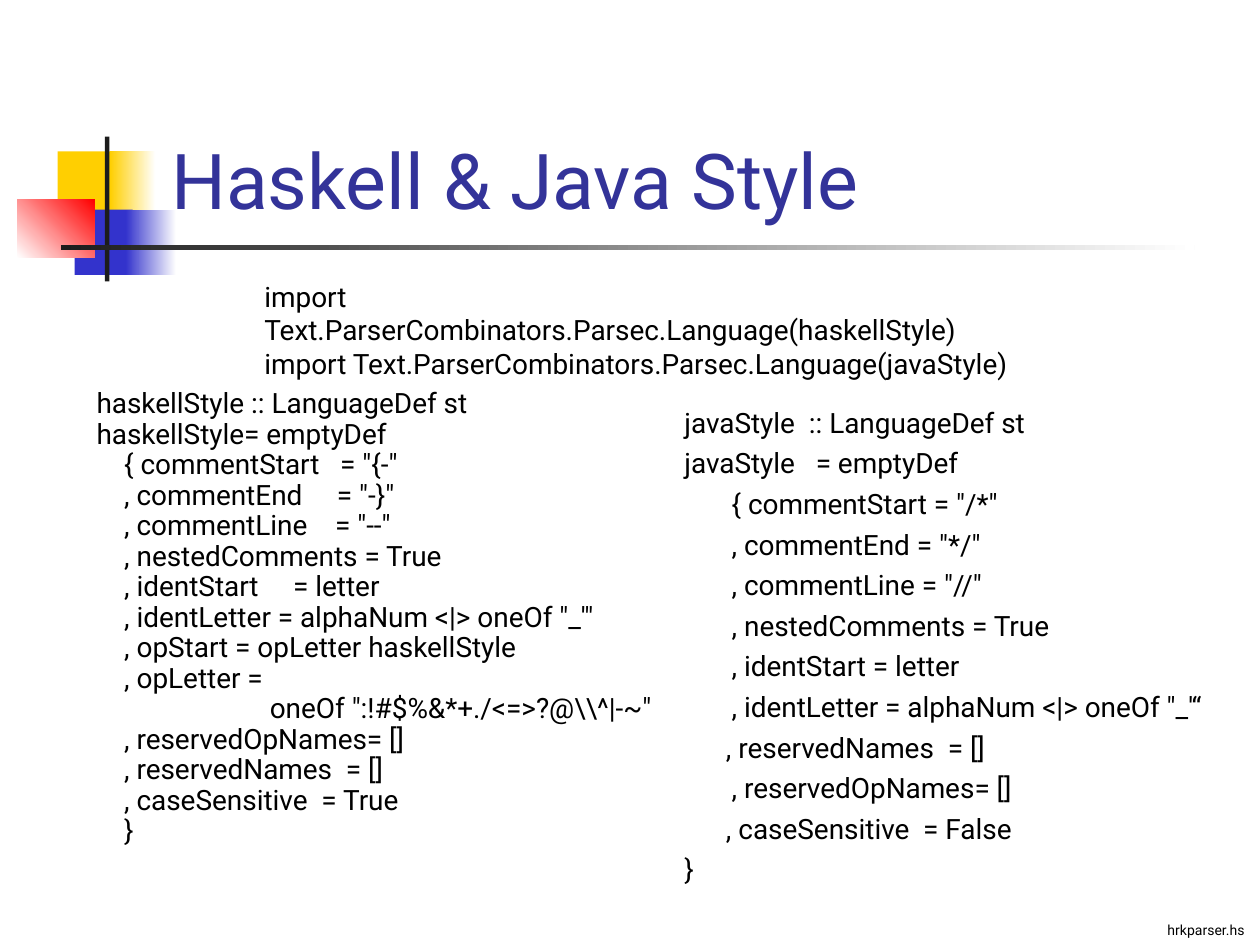
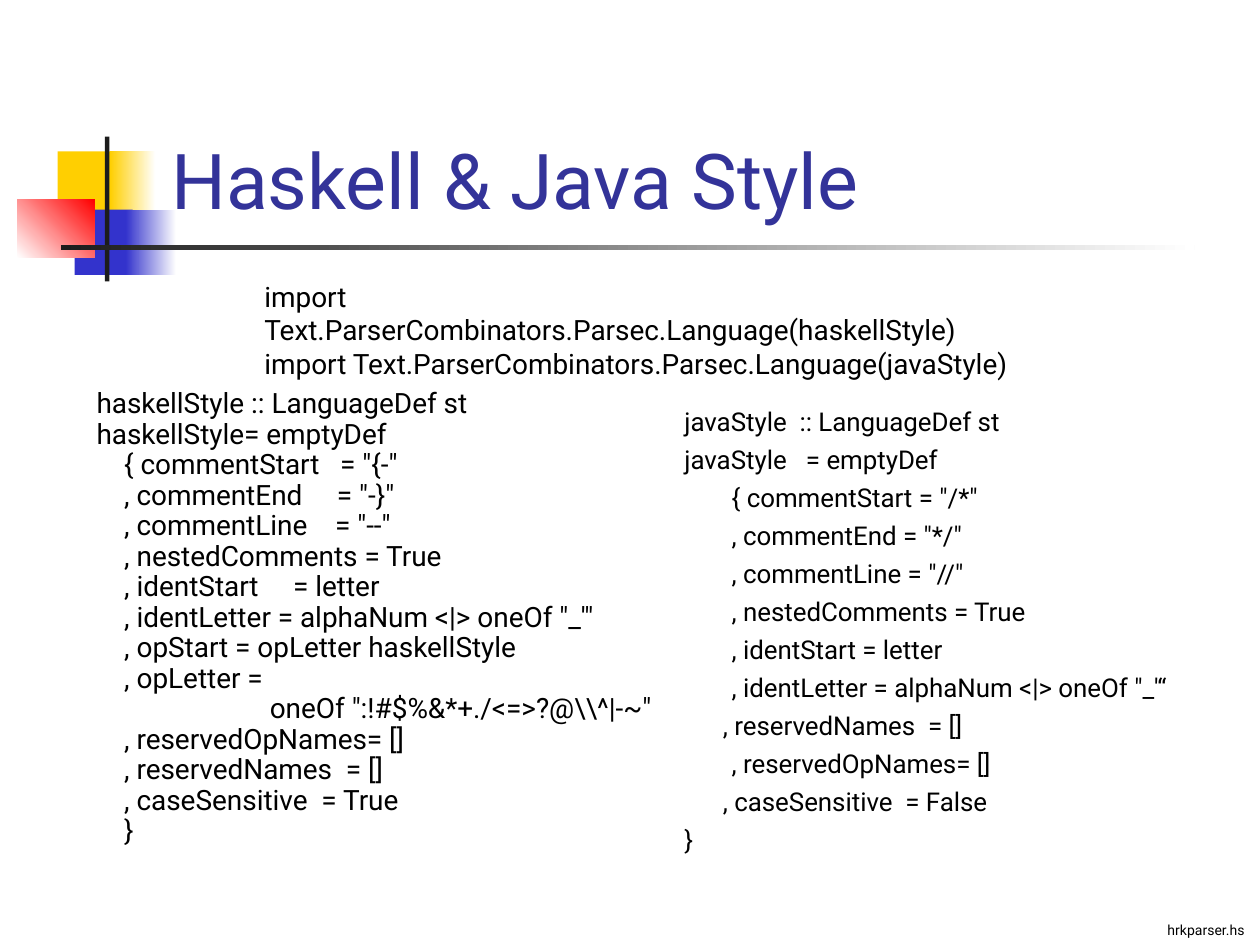
Before and after one commit to Funkcionalne/Prednasky, a slide deck: slide 23 of 10/10_fpro.ppt. Drawn at 1260x945 pixels with LibreOffice and Linux fonts; fonts in the diff are those of the drawing. Boxes give left, top, right and bottom in pixels: in the first picture for what was removed or moved away, otherwise in the second. Text is boxed around its words. In the diff, an @@ line names an element or a change of style, - is before the commit and + after.

```diff
--- a/10/10_fpro.ppt
+++ b/10/10_fpro.ppt
@@ text "javaStyle :: LanguageDef st" at (684,411,1127,812): size 16 to 14.8 pt @@
```
Also in this commit, not shown: 2 other slides changed, 4 other files.
